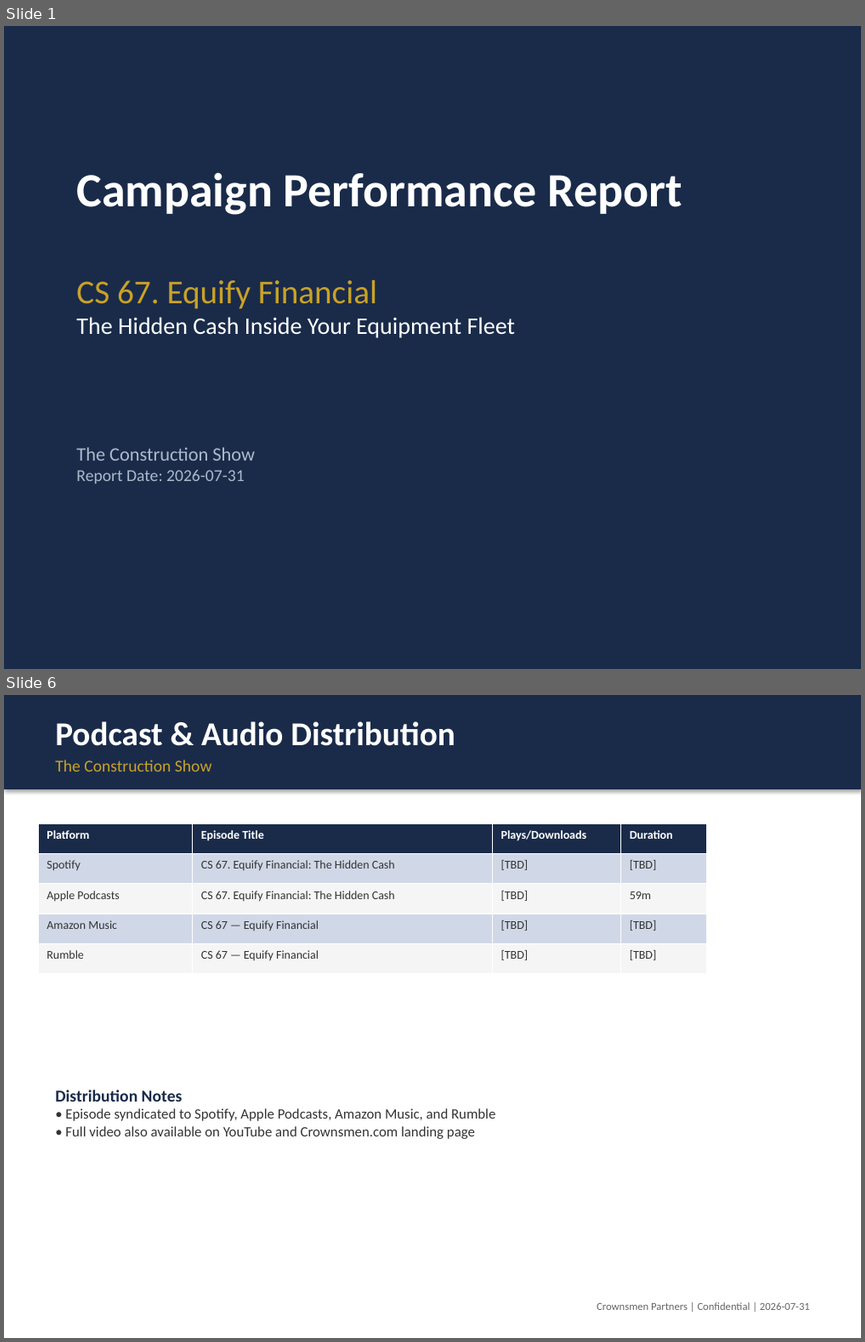
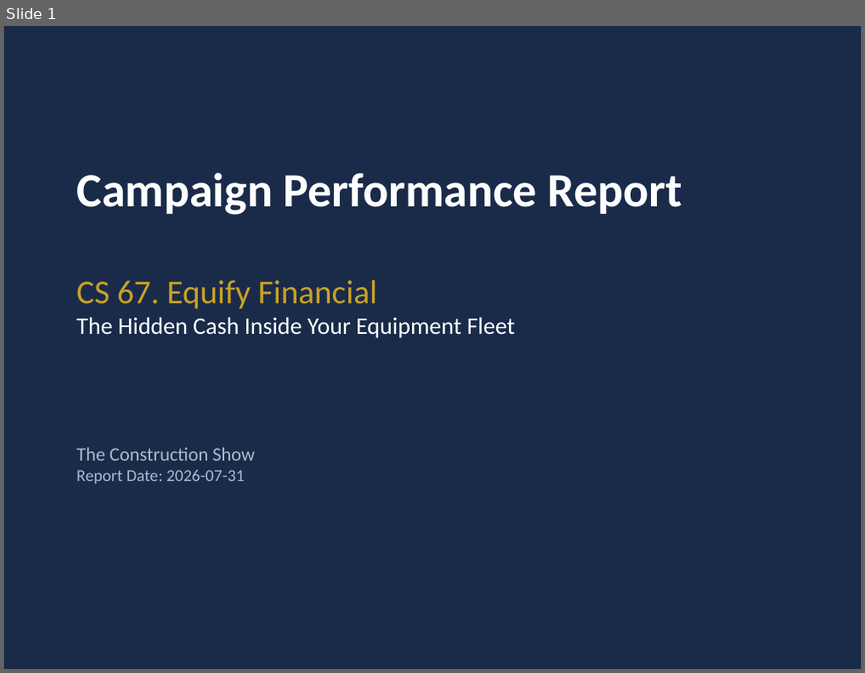
Before and after one commit to althea-ops/reports, a slide deck: output/Crownsmen_Partners_Campaign_Performance_Report__CS_67_-_Equify_Financial.pptx. Shown one above the other, each under a label of ours: slides 1 and 6 before the commit, slide 1 after it; the slides between them are not shown. The pictures are 865x1342 and 865x673 pixels, drawn with LibreOffice and Linux fonts; fonts in the diff are those of the drawing. Boxes give left, top, right and bottom in pixels: in the first picture for what was removed or moved away, otherwise in the second. Text is boxed around its words. In the diff, an @@ line names an element or a change of style, - is before the commit and + after.

```diff
--- a/output/Crownsmen_Partners_Campaign_Performance_Report__CS_67_-_Equify_Financial.pptx
+++ b/output/Crownsmen_Partners_Campaign_Performance_Report__CS_67_-_Equify_Financial.pptx
@@ slide 6 removed at [4, 695, 861, 1338], background #FFFFFF @@
@@ rectangle removed at [4, 695, 861, 789] @@
@@ text removed at [55, 721, 455, 746] @@
-Podcast & Audio Distribution
@@ text removed at [55, 760, 212, 771] @@
-The Construction Show
@@ table removed at [38, 823, 707, 974], 5 rows, 4 columns @@
-Platform | Episode Title | Plays/Downloads | Duration
-Spotify | CS 67. Equify Financial: The Hidden Cash | [TBD] | [TBD]
-Apple Podcasts | CS 67. Equify Financial: The Hidden Cash | [TBD] | 59m
-Amazon Music | CS 67 — Equify Financial | [TBD] | [TBD]
-Rumble | CS 67 — Equify Financial | [TBD] | [TBD]
@@ text removed at [55, 1089, 495, 1139] @@
-Distribution Notes
-• Episode syndicated to Spotify, Apple Podcasts, Amazon Music, and Rumble
-• Full video also available on YouTube and Crownsmen.com landing page
@@ text removed at [596, 1302, 810, 1310] @@
-Crownsmen Partners | Confidential | 2026-07-31
```
Also in this commit, not shown: 6 slides changed, 3 slides added, 2 other slides removed, 9 other files.
